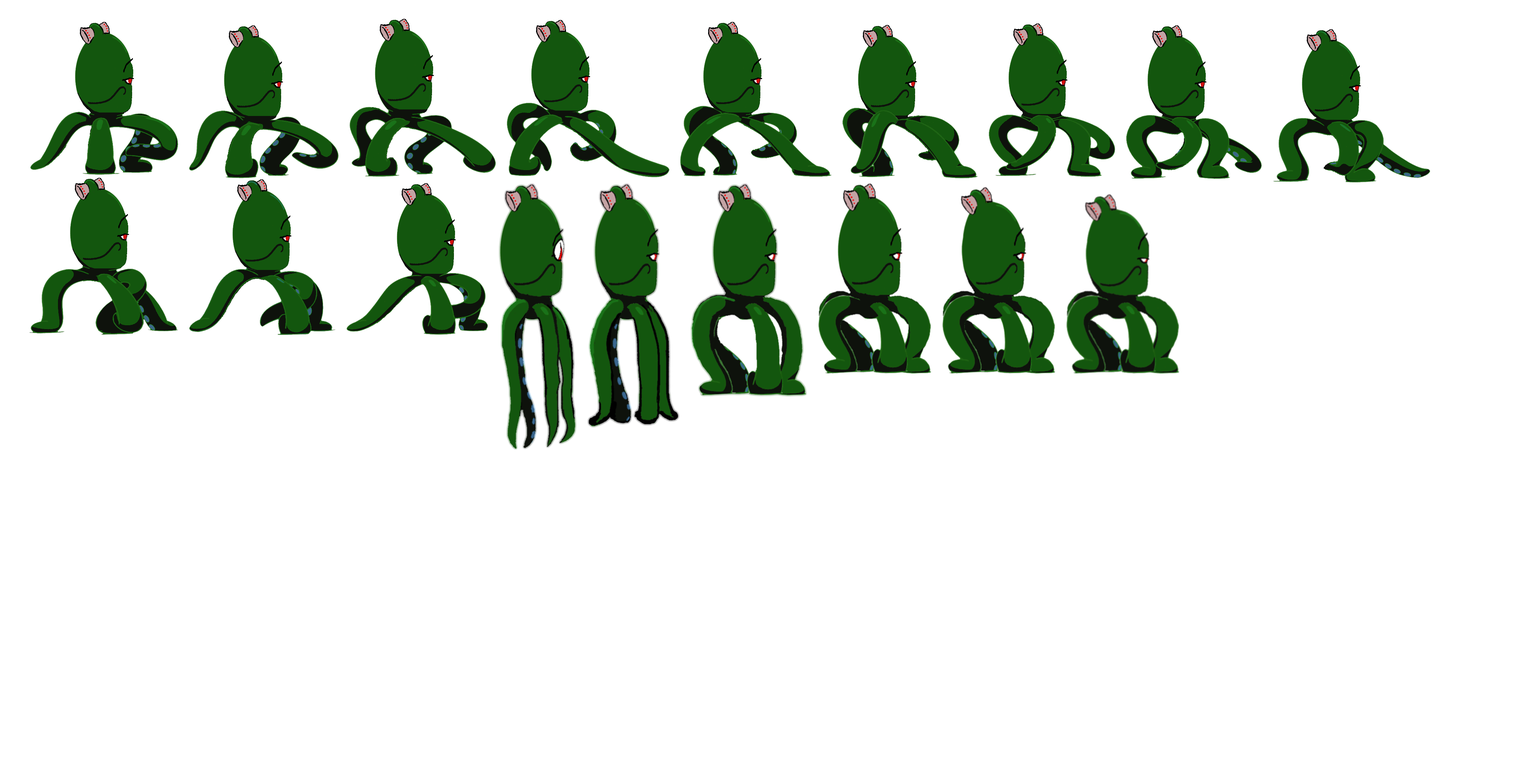
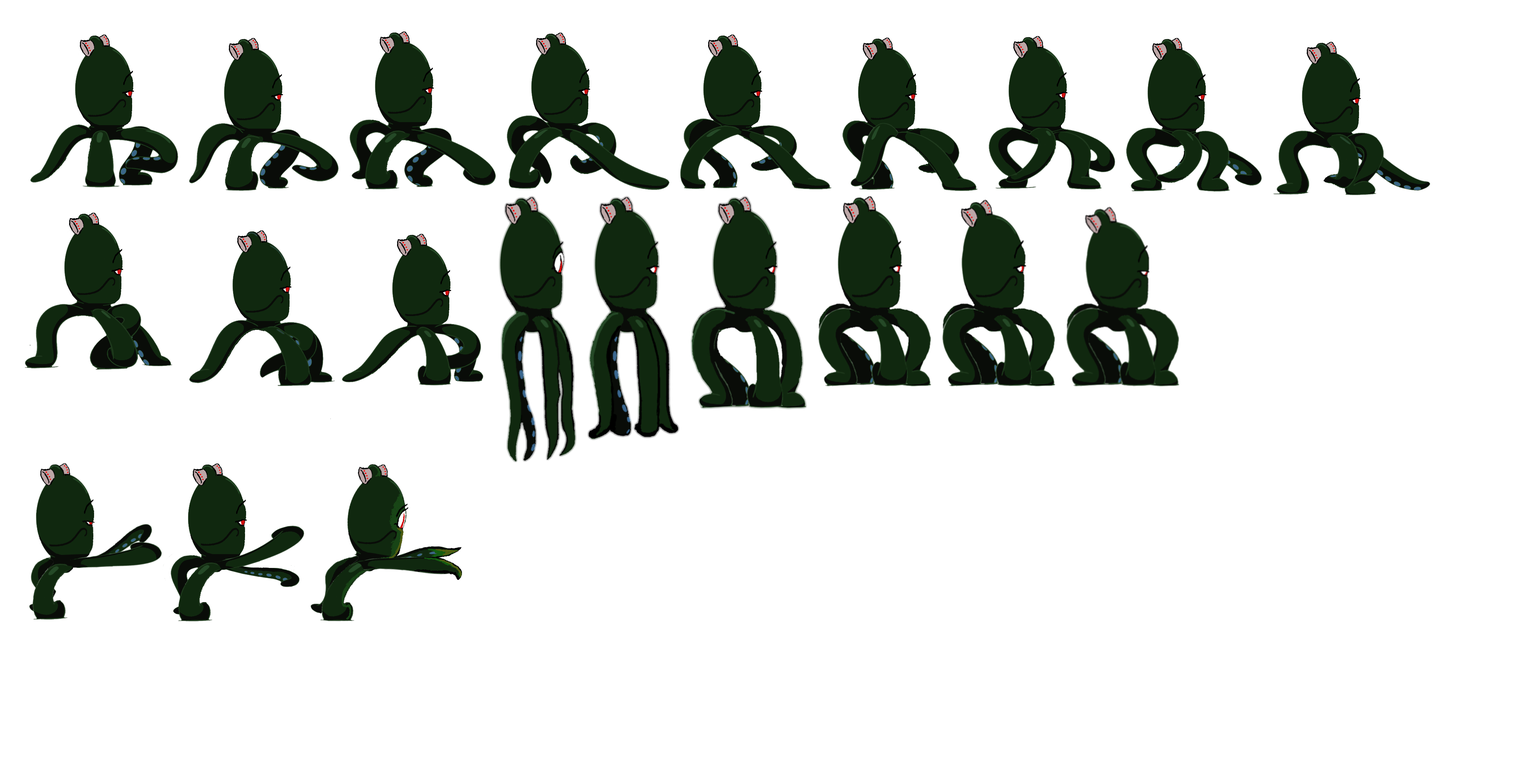
Layers edited between the first and the second (1536, 768) image:
added layer "posicion3" above "posicion1" over 310, 463, 462, 622
added layer "posicion1" above "posicion2" over 162, 463, 305, 622
added layer "posicion2" above "Layer 0" over 29, 462, 163, 620
painted on "Layer 0" over 24, 18, 1431, 463
